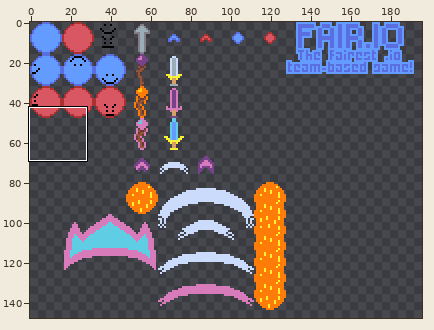
Pixel-art file: brackeys/assets/images/DO_NOT_SHIP/Sprite-0002.aseprite. Above: a wide view before the commit, with the close-up outlined.
Close-up. Old version:
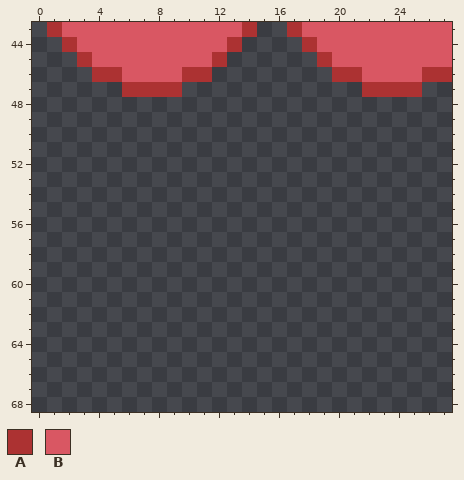
512x512 pixels, 1 frame. Shown: x 0..27, y 43..68. The wide view leaves out empty margins.
Visible layers, top first: "Layer 3", "Layer 2", "Layer 1".
Palette (. is transparent): A #ac3232  B #d95763
Pixels before, first column x 1:
43 ABBBBBBBBBBBBA..ABBBBBBBBBB
44 .ABBBBBBBBBBA....ABBBBBBBBB
45 ..ABBBBBBBBA......ABBBBBBBB
46 ...AABBBBAA........AABBBBAA
47 .....AAAA............AAAA..
After:
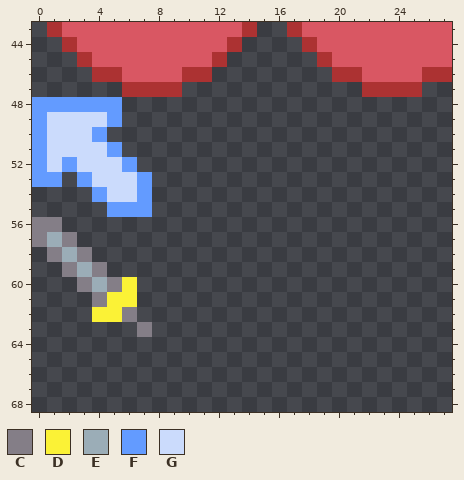
Colours new in this view: C #847e87  D #fbf236  E #9badb7  F #639bff  G #cbdbfc
From old to new:
Changed rows in their new state; - is an unchanged pixel.
Layer "Layer 3":
first column x 0:
48 FFFFFF--
49 FGGGGF--
50 FGGGF---
51 FGGGGF--
52 FGFGGGF-
53 FF-FGGGF
54 ----FGGF
55 -----FFF
56 CC------
57 CEC-----
58 -CEC----
59 --CEC---
60 ---CECD-
61 ----CDD-
62 ----DDC-
63 -------C
